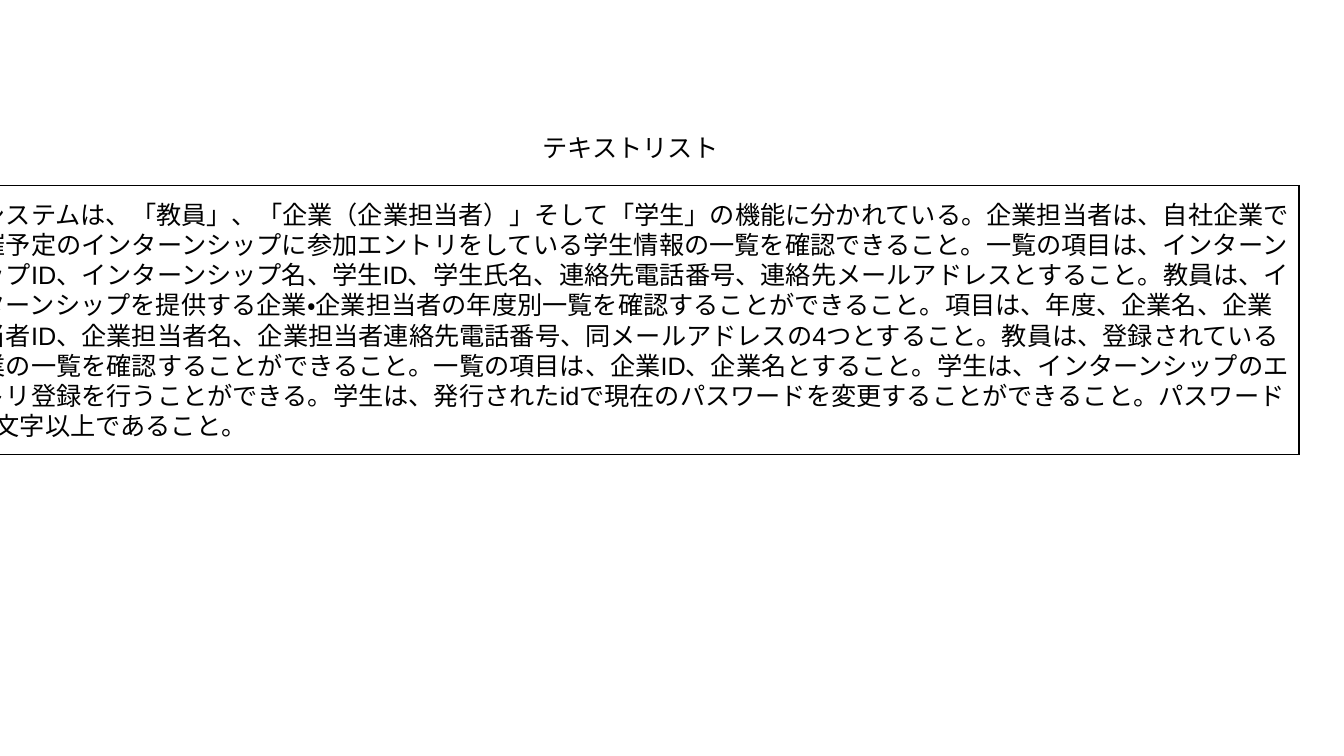
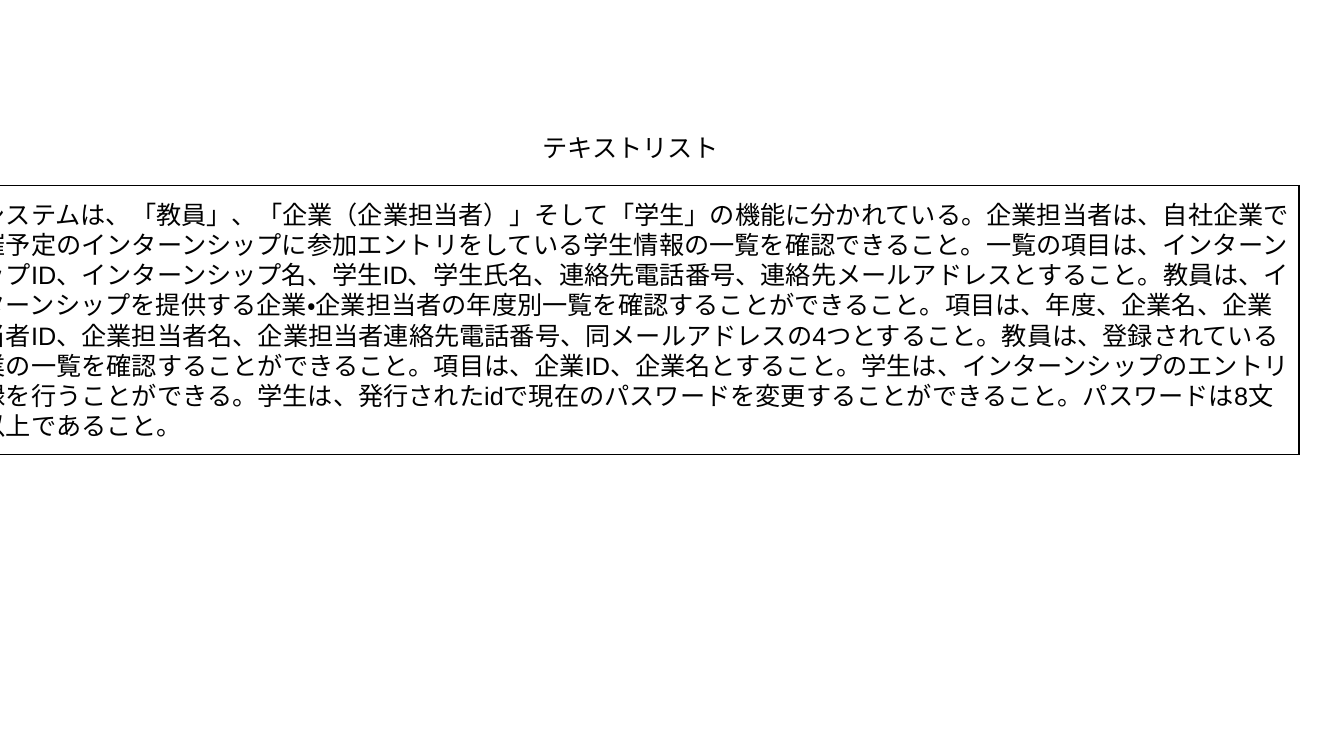
Before and after one commit to sugaken0528/masterPaper, a slide deck: slide 3 of image/sozai.pptx. Drawn at 1344x756 pixels with LibreOffice and Linux fonts; fonts in the diff are those of the drawing. Boxes give left, top, right and bottom in pixels: in the first picture for what was removed or moved away, otherwise in the second. Text is boxed around its words. In the diff, an @@ line names an element or a change of style, - is before the commit and + after.

```diff
--- a/image/sozai.pptx
+++ b/image/sozai.pptx
@@ text in rectangle at box(0, 202, 1289, 437): text changed @@
-本システムは、「教員」、「企業（企業担当者）」そして「学生」の機能に分かれている。企業担当者は、自社企業で開催予定のインターンシップに参加エントリをしている学生情報の一覧を確認できること。一覧の項目は、インターンシップID、インターンシップ名、学生ID、学生氏名、連絡先電話番号、連絡先メールアドレスとすること。教員は、インターンシップを提供する企業・企業担当者の年度別一覧を確認することができること。項目は、年度、企業名、企業担当者ID、企業担当者名、企業担当者連絡先電話番号、同メールアドレスの4つとすること。教員は、登録されている企業の一覧を確認することができること。一覧の項目は、企業ID、企業名とすること。学生は、インターンシップのエントリ登録を行うことができる。学生は、発行されたidで現在のパスワードを変更することができること。パスワードは8文字以上であること。
+本システムは、「教員」、「企業（企業担当者）」そして「学生」の機能に分かれている。企業担当者は、自社企業で開催予定のインターンシップに参加エントリをしている学生情報の一覧を確認できること。一覧の項目は、インターンシップID、インターンシップ名、学生ID、学生氏名、連絡先電話番号、連絡先メールアドレスとすること。教員は、インターンシップを提供する企業・企業担当者の年度別一覧を確認することができること。項目は、年度、企業名、企業担当者ID、企業担当者名、企業担当者連絡先電話番号、同メールアドレスの4つとすること。教員は、登録されている企業の一覧を確認することができること。項目は、企業ID、企業名とすること。学生は、インターンシップのエントリ登録を行うことができる。学生は、発行されたidで現在のパスワードを変更することができること。パスワードは8文字以上であること。
```
Also in this commit, not shown: 4 other slides changed, 2 slides added, 2 slides removed, 18 other files.
